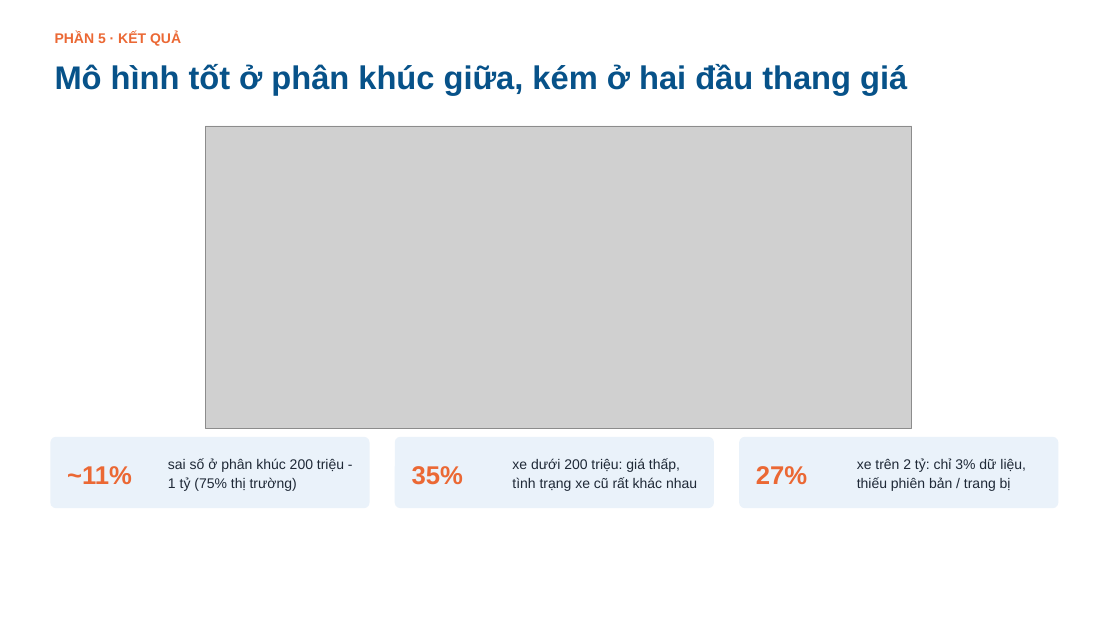
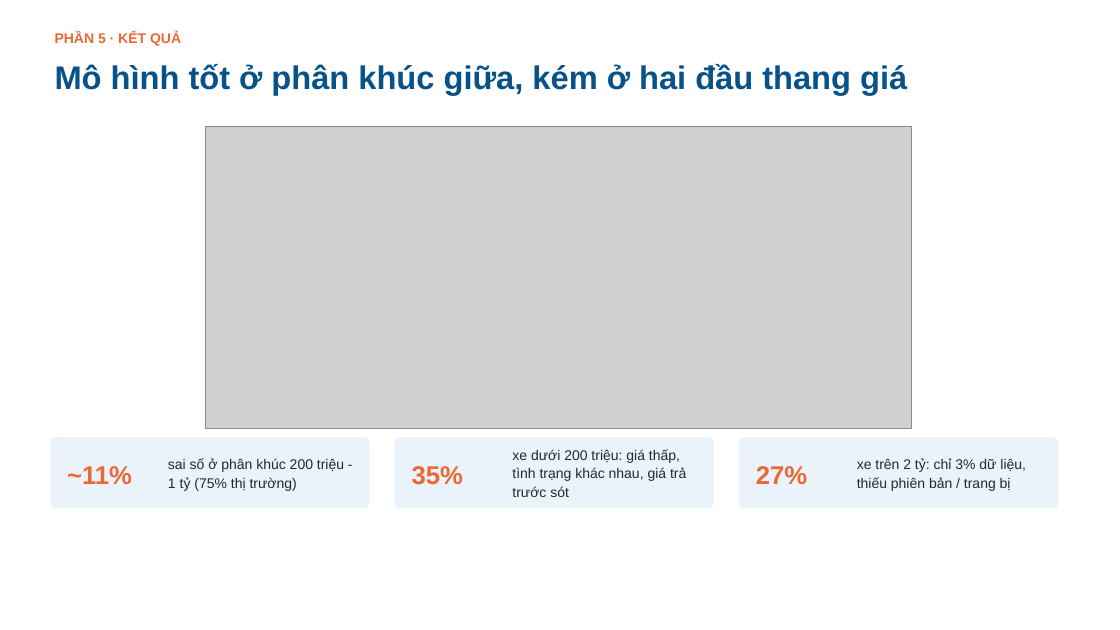
Before and after one commit to tiendc57/DataScience, a slide deck: slide 27 of slides/Bao_cao_Du_doan_gia_o_to.pptx (slide 28 before the commit). Drawn at 1120x630 pixels with LibreOffice and Linux fonts; fonts in the diff are those of the drawing; grey boxes stand for pictures; background and template pictures are left out. Boxes give left, top, right and bottom in pixels: in the first picture for what was removed or moved away, otherwise in the second. Text is boxed around its words. In the diff, an @@ line names an element or a change of style, - is before the commit and + after.

```diff
--- a/slides/Bao_cao_Du_doan_gia_o_to.pptx
+++ b/slides/Bao_cao_Du_doan_gia_o_to.pptx
@@ text at (x1=512, y1=449, x2=686, y2=497): text changed @@
-xe dưới 200 triệu: giá thấp, tình trạng xe cũ rất khác nhau
+xe dưới 200 triệu: giá thấp, tình trạng khác nhau, giá trả trước sót
```
Also in this commit, not shown: 15 other slides changed, 18 slides added, 18 slides removed, 18 other files.
